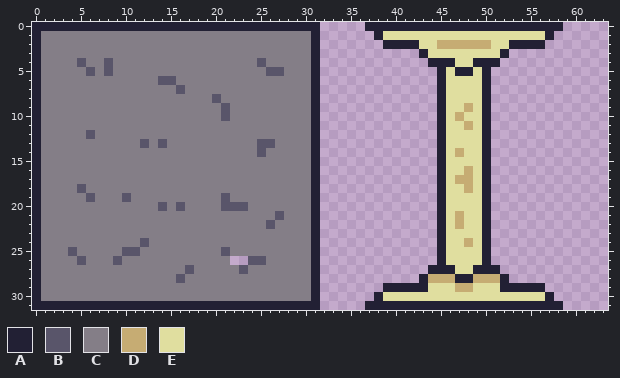
A pixel-art sprite gets an edit: walls.png. The picture above was drawn from the file before the commit.
The file is 64x32 pixels.
Palette (. is transparent): A #222034  B #59556a  C #847e87  D #c6ac73  E #e0de9f
Pixels before, first column x 0:
 0 AAAAAAAAAAAAAAAAAAAAAAAAAAAAAAAA.....AAAAAAAAAAAAAAAAAAAAAA
 1 ACCCCCCCCCCCCCCCCCCCCCCCCCCCCCCA......AEEEEEEEEEEEEEEEEEEA.
 2 ACCCCCCCCCCCCCCCCCCCCCCCCCCCCCCA.......AAAAEEDDDDDDEEAAAA..
 3 ACCCCCCCCCCCCCCCCCCCCCCCCCCCCCCA...........AEEEEEEEEA......
 4 ACCCCBCCBCCCCCCCCCCCCCCCCBCCCCCA............AAAEEAAA.......
 5 ACCCCCBCBCCCCCCCCCCCCCCCCCBBCCCA.............AEAAEA........
 6 ACCCCCCCCCCCCCBBCCCCCCCCCCCCCCCA.............AEEEEA........
 7 ACCCCCCCCCCCCCCCBCCCCCCCCCCCCCCA.............AEEEEA........
 8 ACCCCCCCCCCCCCCCCCCCBCCCCCCCCCCA.............AEEEEA........
 9 ACCCCCCCCCCCCCCCCCCCCBCCCCCCCCCA.............AEEDEA........
10 ACCCCCCCCCCCCCCCCCCCCBCCCCCCCCCA.............AEDEEA........
11 ACCCCCCCCCCCCCCCCCCCCCCCCCCCCCCA.............AEEDEA........
12 ACCCCCBCCCCCCCCCCCCCCCCCCCCCCCCA.............AEEEEA........
13 ACCCCCCCCCCCBCBCCCCCCCCCCBBCCCCA.............AEEEEA........
14 ACCCCCCCCCCCCCCCCCCCCCCCCBCCCCCA.............AEDEEA........
15 ACCCCCCCCCCCCCCCCCCCCCCCCCCCCCCA.............AEEEEA........
16 ACCCCCCCCCCCCCCCCCCCCCCCCCCCCCCA.............AEEDEA........
17 ACCCCCCCCCCCCCCCCCCCCCCCCCCCCCCA.............AEDDEA........
18 ACCCCBCCCCCCCCCCCCCCCCCCCCCCCCCA.............AEEDEA........
19 ACCCCCBCCCBCCCCCCCCCCBCCCCCCCCCA.............AEEEEA........
20 ACCCCCCCCCCCCCBCBCCCCBBBCCCCCCCA.............AEEEEA........
21 ACCCCCCCCCCCCCCCCCCCCCCCCCCBCCCA.............AEDEEA........
22 ACCCCCCCCCCCCCCCCCCCCCCCCCBCCCCA.............AEDEEA........
23 ACCCCCCCCCCCCCCCCCCCCCCCCCCCCCCA.............AEEEEA........
24 ACCCCCCCCCCCBCCCCCCCCCCCCCCCCCCA.............AEEDEA........
25 ACCCBCCCCCBBCCCCCCCCCBCCCCCCCCCA.............AEEEEA........
26 ACCCCBCCCBCCCCCCCCCCCC..BBCCCCCA.............AEEEEA........
27 ACCCCCCCCCCCCCCCCBCCCCCBCCCCCCCA............AAAEEAAA.......
28 ACCCCCCCCCCCCCCCBCCCCCCCCCCCCCCA...........ADDDAADDDA......
29 ACCCCCCCCCCCCCCCCCCCCCCCCCCCCCCA.......AAAAAEEEDDEEEAAAAA..
30 ACCCCCCCCCCCCCCCCCCCCCCCCCCCCCCA......AEEEEEEEEEEEEEEEEEEA.
31 AAAAAAAAAAAAAAAAAAAAAAAAAAAAAAAA.....AAAAAAAAAAAAAAAAAAAAAA
After the commit:
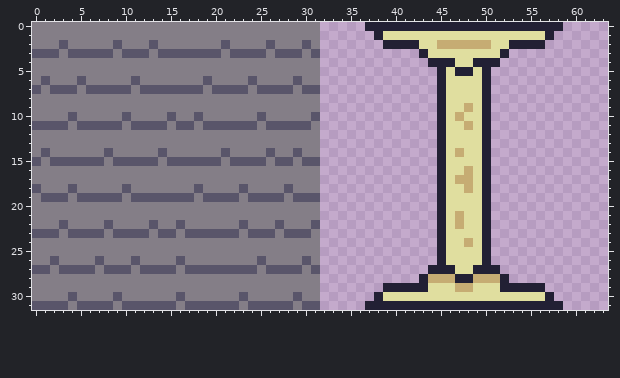
The commit says: Sprite improvement and change mouse mode
What changed:
y 0: x 0..31 AAAAAAAAAAAAAAAAAAAAAAAAAAAAAAAA -> CCCCCCCCCCCCCCCCCCCCCCCCCCCCCCCC
y 1: x 0 A -> C; x 31 A -> C
y 2: x 0 A -> C; x 3 C -> B; x 9 C -> B; x 13 C -> B; x 21 C -> B; x 26 C -> B; x 30..31 CA -> BC
y 3: x 0..2 ACC -> BBB; x 4..8 CCCCC -> BBBBB; x 10..12 CCC -> BBB; x 14..20 CCCCCCC -> BBBBBBB; x 22..25 CCCC -> BBBB; x 27..29 CCC -> BBB; x 31 A -> B
y 4: x 0 A -> C; x 5 B -> C; x 8 B -> C; x 25 B -> C; x 31 A -> C
y 5: x 0 A -> C; x 6 B -> C; x 8 B -> C; x 26..27 BB -> CC; x 31 A -> C
y 6: x 0..1 AC -> CB; x 5 C -> B; x 11 C -> B; x 14..15 BB -> CC; x 19 C -> B; x 24 C -> B; x 29 C -> B; x 31 A -> C
y 7: x 0 A -> B; x 2..4 CCC -> BBB; x 6..10 CCCCC -> BBBBB; x 12..15 CCCC -> BBBB; x 17..18 CC -> BB; x 20..23 CCCC -> BBBB; x 25..28 CCCC -> BBBB; x 30..31 CA -> BB
y 8: x 0 A -> C; x 20 B -> C; x 31 A -> C
y 9: x 0 A -> C; x 21 B -> C; x 31 A -> C
y 10: x 0 A -> C; x 4 C -> B; x 10 C -> B; x 15 C -> B; x 18 C -> B; x 21 B -> C; x 25 C -> B; x 31 A -> B
y 11: x 0..3 ACCC -> BBBB; x 5..9 CCCCC -> BBBBB; x 11..14 CCCC -> BBBB; x 16..17 CC -> BB; x 19..24 CCCCCC -> BBBBBB; x 26..31 CCCCCA -> BBBBBC
y 12: x 0 A -> C; x 6 B -> C; x 31 A -> C
y 13: x 0 A -> C; x 12 B -> C; x 14 B -> C; x 25..26 BB -> CC; x 31 A -> C
y 14: x 0..1 AC -> CB; x 8 C -> B; x 14 C -> B; x 21 C -> B; x 25..26 BC -> CB; x 29 C -> B; x 31 A -> C
y 15: x 0 A -> B; x 2..7 CCCCCC -> BBBBBB; x 9..13 CCCCC -> BBBBB; x 15..20 CCCCCC -> BBBBBB; x 22..25 CCCC -> BBBB; x 27..28 CC -> BB; x 30..31 CA -> BB
y 16..17: x 0 A -> C; x 31 A -> C
y 18: x 0 A -> B; x 4..5 CB -> BC; x 10 C -> B; x 18 C -> B; x 23 C -> B; x 28 C -> B; x 31 A -> C
y 19: x 0..3 ACCC -> CBBB; x 5 C -> B; x 7..17 CCCBCCCCCCC -> BBBCBBBBBBB; x 19..20 CC -> BB; x 22 C -> B; x 24..27 CCCC -> BBBB; x 29..31 CCA -> BBB
y 20: x 0 A -> C; x 14 B -> C; x 16 B -> C; x 21..23 BBB -> CCC; x 31 A -> C
y 21: x 0 A -> C; x 27 B -> C; x 31 A -> C
y 22: x 0 A -> C; x 3 C -> B; x 8 C -> B; x 13 C -> B; x 16 C -> B; x 23 C -> B; x 26..27 BC -> CB; x 31 A -> B
y 23: x 0..2 ACC -> BBB; x 4..7 CCCC -> BBBB; x 9..12 CCCC -> BBBB; x 14..15 CC -> BB; x 17..22 CCCCCC -> BBBBBB; x 24..26 CCC -> BBB; x 28..31 CCCA -> BBBC
y 24: x 0 A -> C; x 12 B -> C; x 31 A -> C
y 25: x 0 A -> C; x 4 B -> C; x 10..11 BB -> CC; x 21 B -> C; x 31 A -> C
y 26: x 0 A -> C; x 2 C -> B; x 5 B -> C; x 7 C -> B; x 9 B -> C; x 11 C -> B; x 16 C -> B; x 22..24 ..B -> CCC; x 30..31 CA -> BC
y 27: x 0..1 AC -> BB; x 3..6 CCCC -> BBBB; x 8..10 CCC -> BBB; x 12..15 CCCC -> BBBB; x 18..22 CCCCC -> BBBBB; x 24 C -> B; x 26..29 CCCC -> BBBB; x 31 A -> B
y 28: x 0 A -> C; x 16 B -> C; x 31 A -> C
y 29: x 0 A -> C; x 31 A -> C
y 30: x 0 A -> C; x 4 C -> B; x 9 C -> B; x 16 C -> B; x 23 C -> B; x 29 C -> B; x 31 A -> C
y 31: x 0..31 AAAAAAAAAAAAAAAAAAAAAAAAAAAAAAAA -> BBBBCBBBBCBBBBBBCBBBBBBCBBBBBCBB
Changed places in both pictures, as pixel boxes (x1, y1, x2, y2):
changed: (32, 22, 320, 310)
